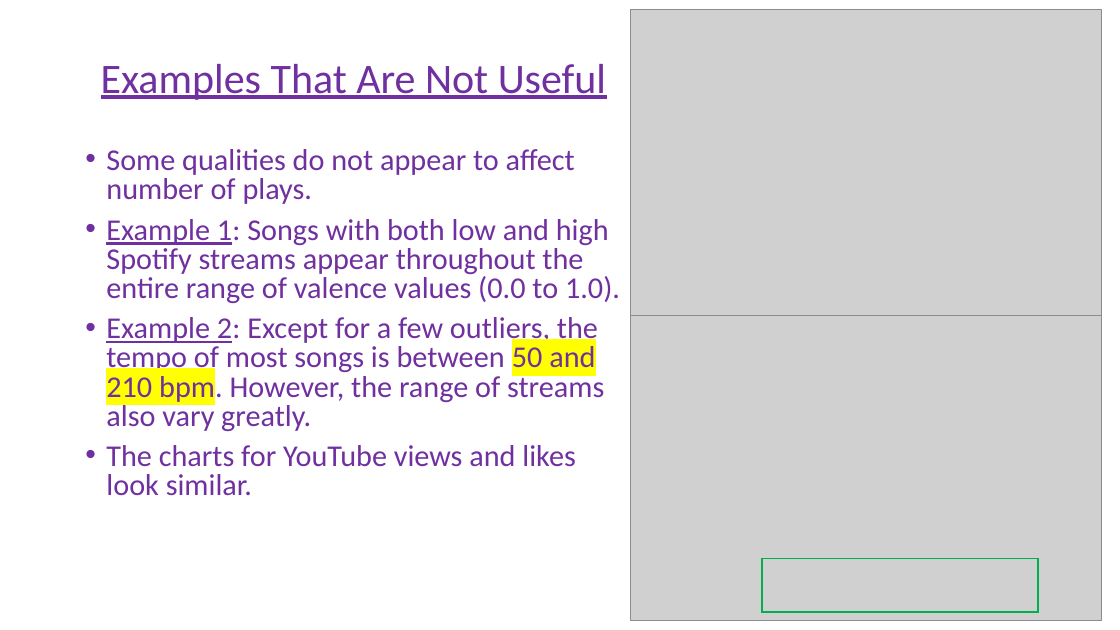
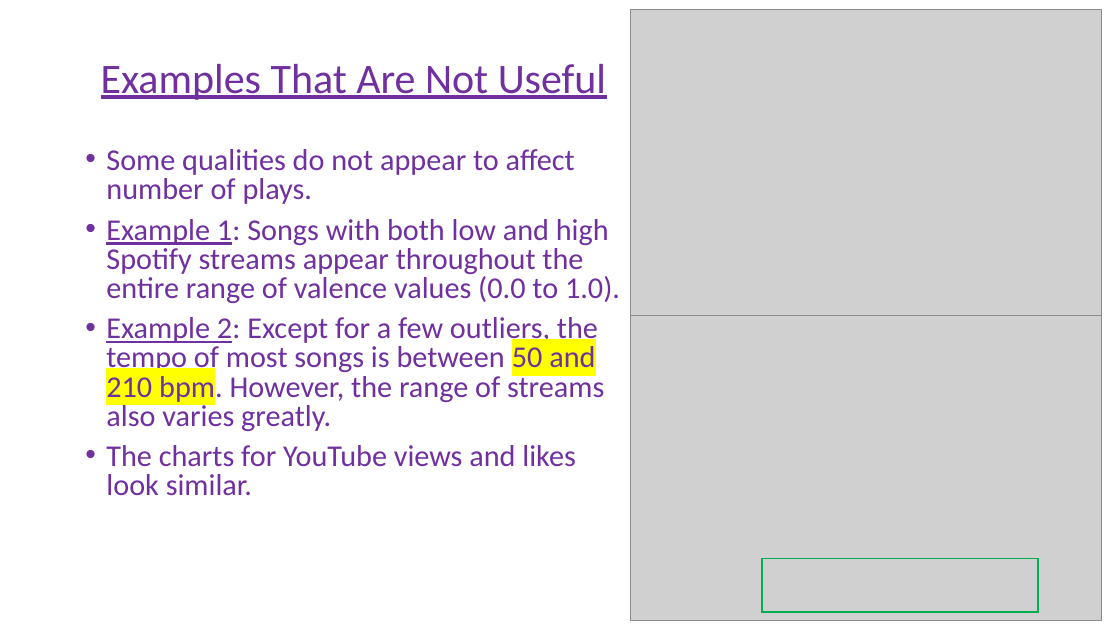
Before and after one commit to AndrewChrisV/SpotifyAndYoutubeData, a slide deck: slide 15 of DataAnalysisPresentation.pptx. Drawn at 1120x630 pixels with LibreOffice and Linux fonts; fonts in the diff are those of the drawing; grey boxes stand for pictures; background and template pictures are left out. Boxes give left, top, right and bottom in pixels: in the first picture for what was removed or moved away, otherwise in the second. Text is boxed around its words. In the diff, an @@ line names an element or a change of style, - is before the commit and + after.

Commit message:
Add files via upload
The PowerPoint presentation explaining the results of my project

```diff
--- a/DataAnalysisPresentation.pptx
+++ b/DataAnalysisPresentation.pptx
@@ text at bbox=[106, 317, 604, 431]: text changed @@
-• Example 2: Except for a few outliers, the tempo of most songs is between 50 and 210 bpm. However, the range of streams also vary greatly.
+• Example 2: Except for a few outliers, the tempo of most songs is between 50 and 210 bpm. However, the range of streams also varies greatly.
```
